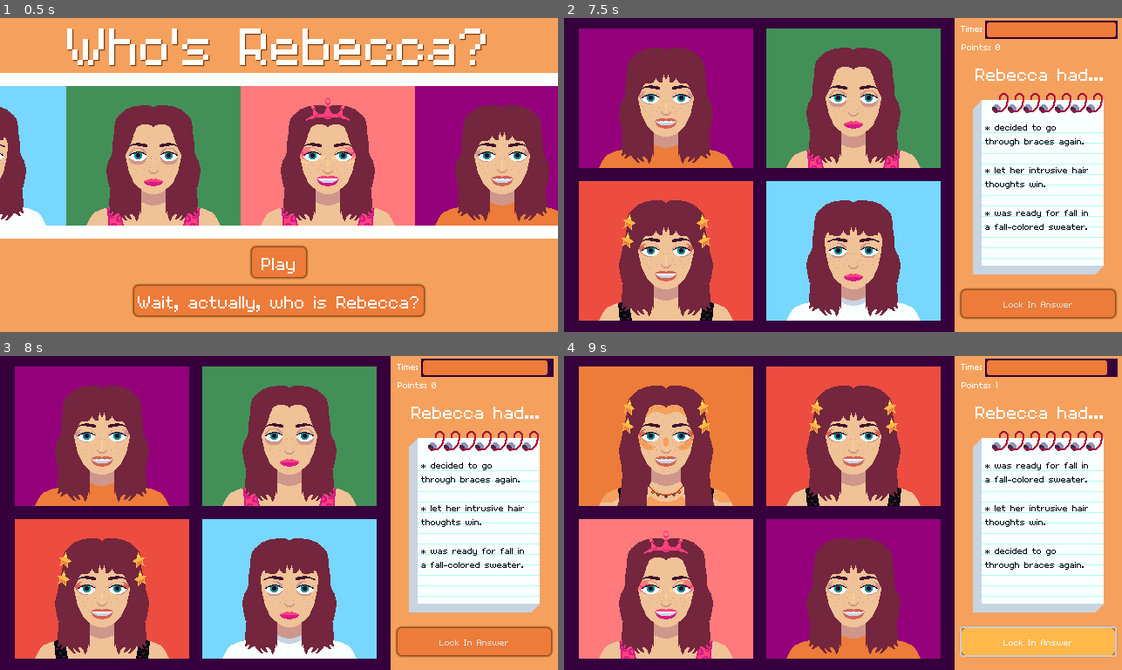
Above: before the commit, frames 1-4 (two rows, left to right).
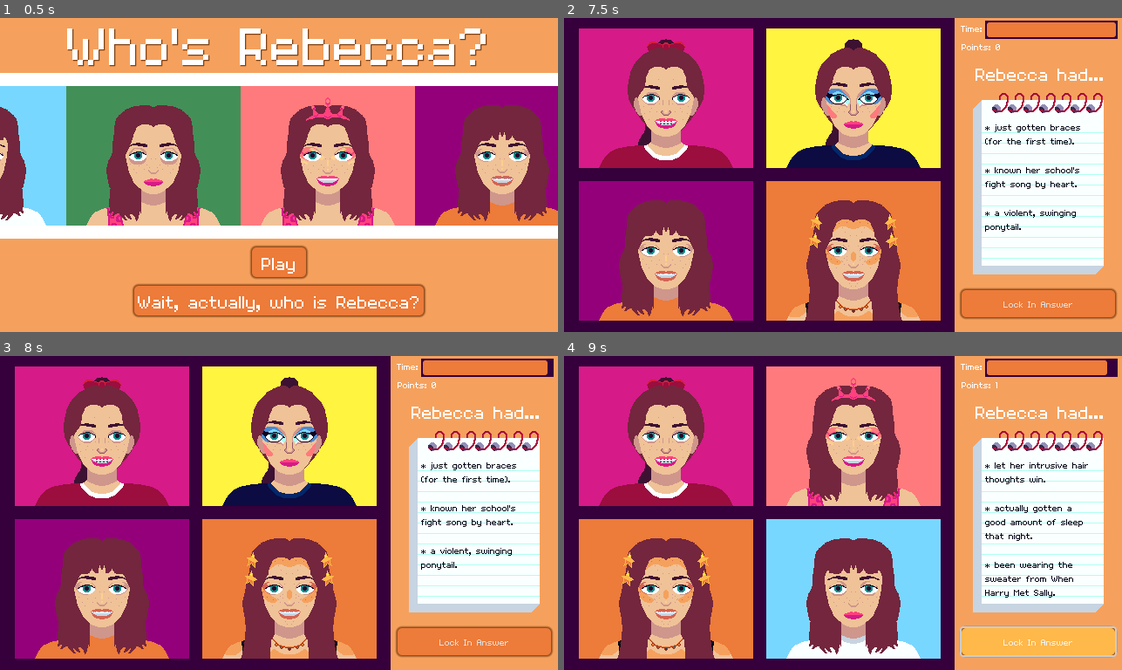
Above: after the commit, the same moments.

Repository: jadicodes/whos-rebecca
Game: Godot game, scene res://main/main.tscn
The game is run twice, just before and just after one commit, with the same random seed, the same clock (stepped at 60 frames per second) and the same inputs.
Inputs (mouse positions are in pixels of both pictures, inside the frame that each line leads up to):
- Up to frame 1 (0.5 s): no input
- Up to frame 2 (7.5 s): click "Play" at 0.5 s; click "Let's do it!" at 7.25 s
- Up to frame 3 (8 s): no input
- Up to frame 4 (9 s): click (664, 437) at 8.02 s; click "Lock In Answer" at 8.75 s

Frame 1 is identical in both runs. In frame 2, 42% of the frame differs, in the area x 2-94%, y 3-97%; in frame 3, 42%; in frame 4, 40%.

Commit message:
Add 9th Rebecca

Diff:
--- a/project/end_screen/end_screen.gd
+++ b/project/end_screen/end_screen.gd
@@ -10,6 +10,7 @@
 	$YesButton.hide()
 	$NoButton.hide()
 	$Dialog1.play("talk1")
+	$TalkingJadi.play("talking")
 
 
 func _on_yes_button_pressed() -> void:
@@ -33,3 +34,4 @@
 	if anim_name == "talk2":
 		$YesButton.show()
 		$NoButton.show()
+		$TalkingJadi.stop()
--- a/project/game/game.tscn
+++ b/project/game/game.tscn
@@ -11,6 +11,7 @@
 [ext_resource type="Resource" uid="uid://c01j3dpba64f3" path="res://resources/rebecca7.tres" id="9_d523i"]
 [ext_resource type="Resource" uid="uid://3dfcgvqex0wa" path="res://resources/rebecca8.tres" id="10_h7vcq"]
 [ext_resource type="PackedScene" uid="uid://dvipta2vblwk6" path="res://game/portrait_buttons/portrait_button.tscn" id="11_awxjo"]
+[ext_resource type="Resource" uid="uid://c0xcmcsklsa0" path="res://resources/rebecca9.tres" id="11_ntthj"]
 [ext_resource type="PackedScene" uid="uid://c8rk85vfjbtj6" path="res://game/textbox/textbox.tscn" id="12_ar6a3"]
 
 [sub_resource type="StyleBoxFlat" id="StyleBoxFlat_v0kvg"]
@@ -56,7 +57,7 @@
 grow_horizontal = 2
 grow_vertical = 2
 script = ExtResource("1_bc72h")
-_rebeccas = Array[ExtResource("2_i4vm0")]([ExtResource("3_srr07"), ExtResource("4_ryeib"), ExtResource("5_uwgyg"), ExtResource("6_cucb4"), ExtResource("7_itqgr"), ExtResource("8_d2263"), ExtResource("9_d523i"), ExtResource("10_h7vcq")])
+_rebeccas = Array[ExtResource("2_i4vm0")]([ExtResource("3_srr07"), ExtResource("4_ryeib"), ExtResource("5_uwgyg"), ExtResource("6_cucb4"), ExtResource("7_itqgr"), ExtResource("8_d2263"), ExtResource("9_d523i"), ExtResource("10_h7vcq"), ExtResource("11_ntthj")])
 
 [node name="Label" type="Label" parent="."]
 layout_mode = 1
--- a/project/main_menu/main_menu.tscn
+++ b/project/main_menu/main_menu.tscn
@@ -135,18 +135,18 @@
 grow_horizontal = 2
 grow_vertical = 2
 theme_override_constants/margin_left = 16
-theme_override_constants/margin_top = 16
+theme_override_constants/margin_top = 0
 theme_override_constants/margin_right = 16
 theme_override_constants/margin_bottom = 16
 
 [node name="Label" type="Label" parent="ExplanationPanel/MarginContainer"]
 custom_minimum_size = Vector2(1, 1)
 layout_mode = 2
-text = "Rebecca is my friend. We have known each other since we were, like, 8. I made this game for her 22nd birthday.
+theme_override_font_sizes/font_size = 32
+text = "Rebecca is my friend. We have known each other since we were, like, 8. I made this game for her 22nd birthday. That's a long time of knowing each other!
 
-The idea originates from a running joke in my friend group that I always introduce Rebecca, no matter how many times my friends have already heard me explain who Rebecca is. I tell a story about Rebecca, saying something like... \"I was visiting Rebecca this weekend! She's my friend from school.\" They all know that already. I talk about Rebecca all the time. They started responding sarcastically by asking, \"Who's Rebecca?\" every time I mention her.
-
-For the record, she's my friend that I knew from school. We're from the same hometown."
+This game will make less sense to anyone who isn't Rebecca. Just a warning. You are welcome to play anyways!"
+horizontal_alignment = 1
 autowrap_mode = 3
 
 [node name="OkButton" type="Button" parent="ExplanationPanel"]
@@ -156,12 +156,15 @@
 anchor_top = 1.0
 anchor_right = 0.5
 anchor_bottom = 1.0
-offset_left = -25.0
-offset_top = -67.0
-offset_right = 25.0
-offset_bottom = -46.0
+offset_left = -46.0
+offset_top = -61.0
+offset_right = 46.0
+offset_bottom = -27.0
 grow_horizontal = 2
 grow_vertical = 0
+theme_override_font_sizes/font_size = 32
+theme_override_styles/hover = SubResource("StyleBoxFlat_5tmoc")
+theme_override_styles/normal = SubResource("StyleBoxFlat_mij1y")
 text = "Ok, cool."
 
 [connection signal="pressed" from="StartButton" to="." method="_on_start_button_pressed"]
--- /dev/null
+++ b/project/resources/rebecca9.tres
@@ -0,0 +1,9 @@
+[gd_resource type="Resource" script_class="CharacterBase" load_steps=3 format=3 uid="uid://c0xcmcsklsa0"]
+
+[ext_resource type="Texture2D" uid="uid://dlils24g46kko" path="res://resources/rebecca_portrait_9.png" id="1_fdcdd"]
+[ext_resource type="Script" path="res://resources/character.gd" id="1_hwqn6"]
+
+[resource]
+script = ExtResource("1_hwqn6")
+portrait = ExtResource("1_fdcdd")
+traits = Array[String](["known her school's fight song by heart.", "just gotten braces (for the first time).", "a violent, swinging ponytail."])
Binary file changed: project/character_select/rebecca.png
Not shown, added: project/export_presets.cfg
Not shown: 1 places in project/game/game.tscn that only renumber resources
Binary file removed: project/resources/phpr1.png
Binary file removed: project/resources/phpr2.png
Binary file added: project/resources/rebecca_portrait_9.png
Not shown, added: project/resources/rebecca_portrait_9.png.import
